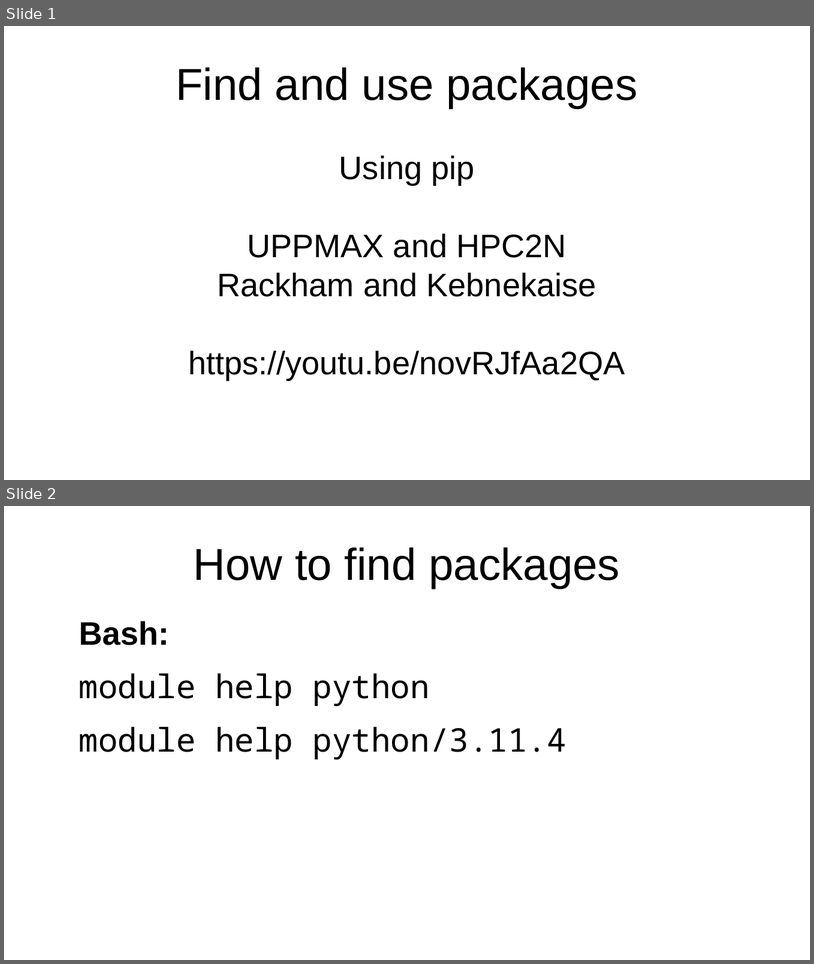
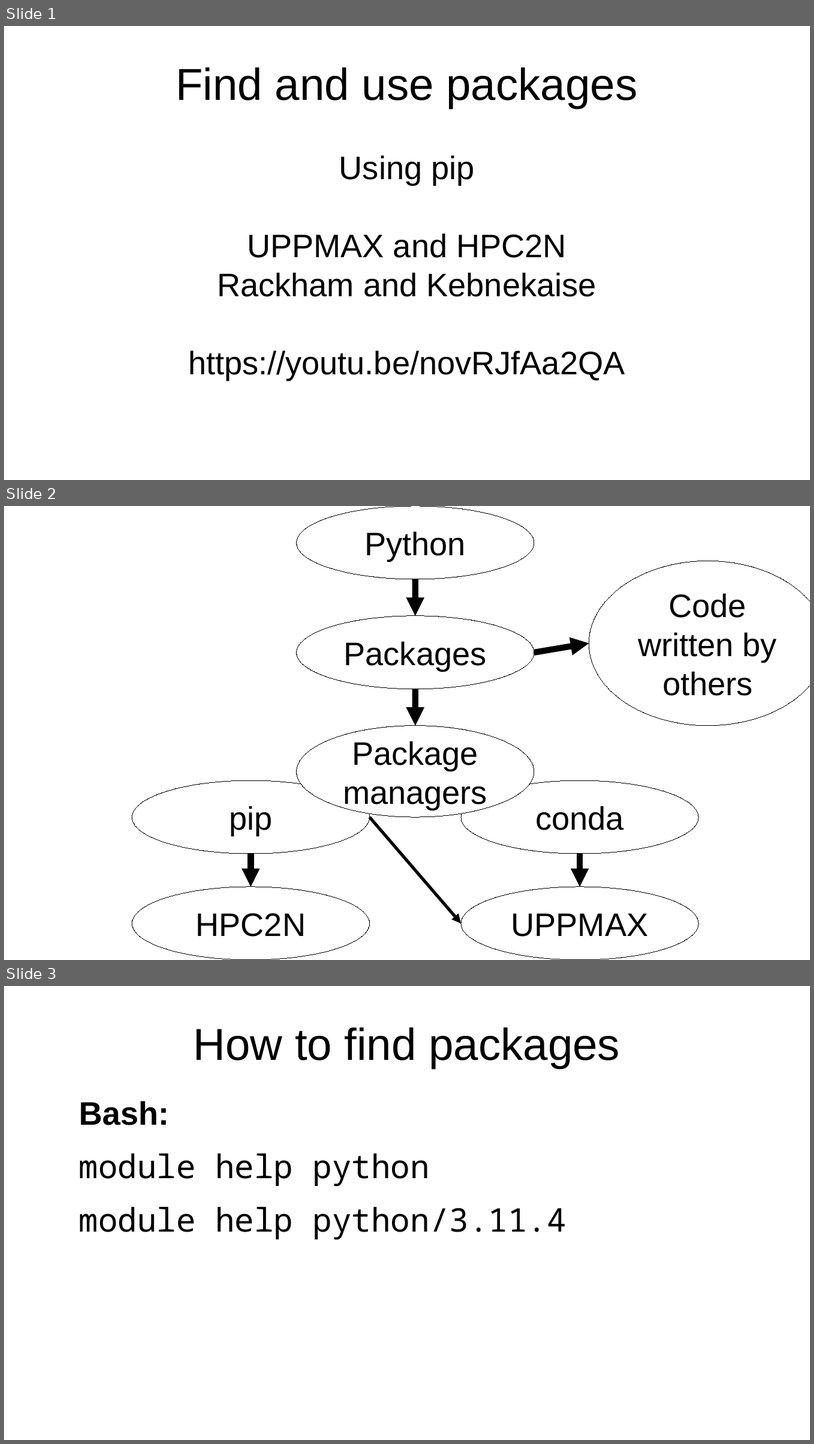
Before and after one commit to UPPMAX/R-python-julia-matlab-HPC, a slide deck: docs/python/find_and_use_packages.odp. Shown one above the other, each under a label of ours: slides 1 and 2 before the commit, slides 1, 2 and 3 after it. The pictures are 814x964 and 814x1444 pixels, drawn with LibreOffice and Linux fonts; fonts in the diff are those of the drawing. Boxes give left, top, right and bottom in pixels: in the first picture for what was removed or moved away, otherwise in the second. Text is boxed around its words. In the diff, an @@ line names an element or a change of style, - is before the commit and + after.

Commit message:
Add presentation

```diff
--- a/docs/python/find_and_use_packages.odp
+++ b/docs/python/find_and_use_packages.odp
@@ slide 2 added at box(4, 506, 810, 960), background #FFFFFF @@
@@ ellipse added at box(297, 506, 534, 579), fill #FFFFFF, outline #000000 0 pt, 32 pt, text #000000 @@
+Python
@@ ellipse added at box(590, 561, 810, 726), fill #FFFFFF, outline #000000 0 pt, 32 pt, text #000000 @@
+Code written by others
@@ arrow added from (415, 579) to (416, 616), #000000 6.01 pt @@
@@ ellipse added at box(297, 616, 534, 689), fill #FFFFFF, outline #000000 0 pt, 32 pt, text #000000 @@
+Packages
@@ arrow added from (534, 652) to (590, 643), #000000 6.01 pt @@
@@ arrow added from (415, 689) to (416, 726), #000000 6.01 pt @@
@@ ellipse added at box(297, 726, 534, 817), fill #FFFFFF, outline #000000 0 pt, 32 pt, text #000000 @@
+Package
+managers
@@ ellipse added at box(132, 780, 370, 853), fill #FFFFFF, outline #000000 0 pt, 32 pt, text #000000 @@
+pip
@@ ellipse added at box(461, 780, 699, 853), fill #FFFFFF, outline #000000 0 pt, 32 pt, text #000000 @@
+conda
@@ arrow added from (370, 817) to (461, 923), #000000 3 pt @@
@@ arrow added from (251, 853) to (251, 886), #000000 6.01 pt @@
@@ arrow added from (580, 853) to (581, 886), #000000 6.01 pt @@
@@ ellipse added at box(132, 886, 370, 960), fill #FFFFFF, outline #000000 0 pt, 32 pt, text #000000 @@
+HPC2N
@@ ellipse added at box(461, 886, 699, 960), fill #FFFFFF, outline #000000 0 pt, 32 pt, text #000000 @@
+UPPMAX
@@ what was slide 2 is now slide 3 @@
```
Also in this commit, not shown: 1 other file.
